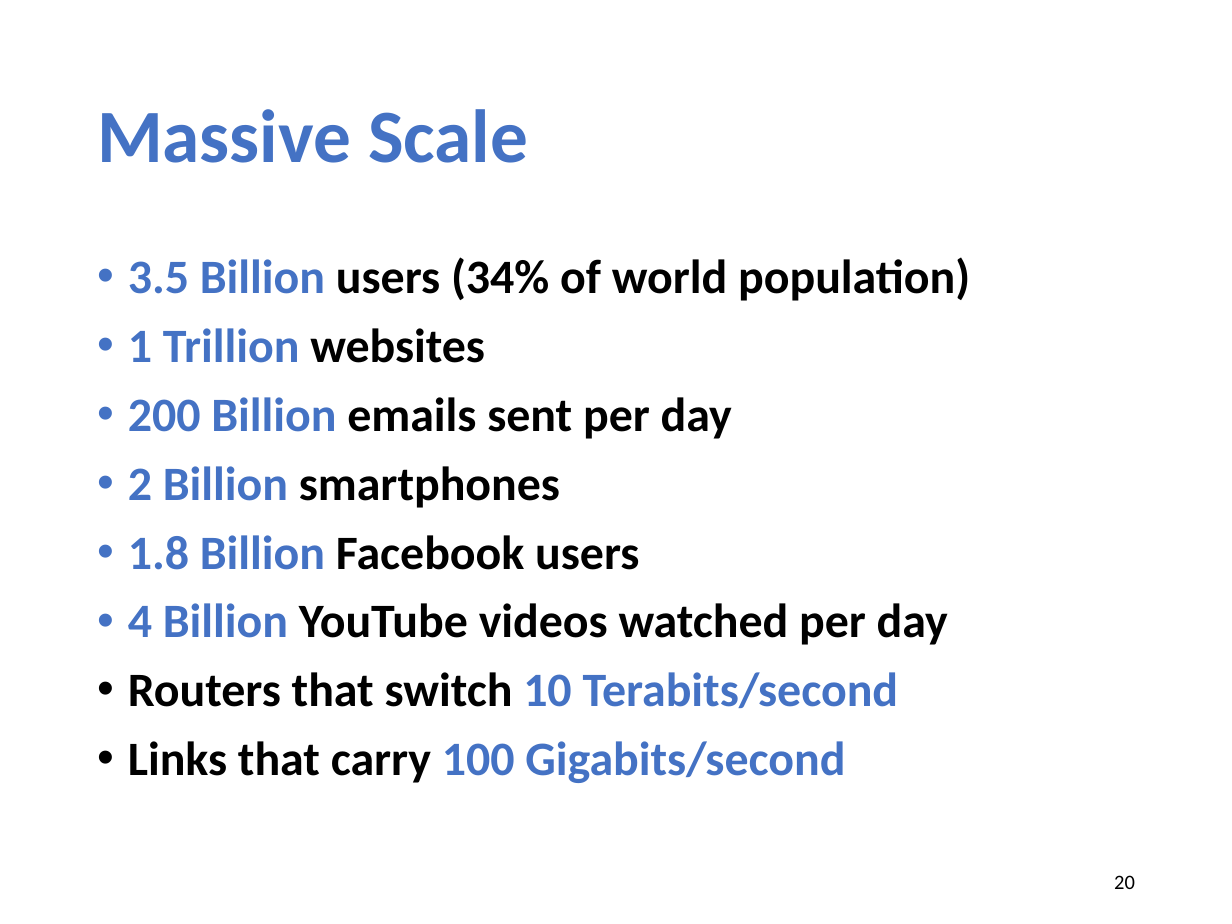
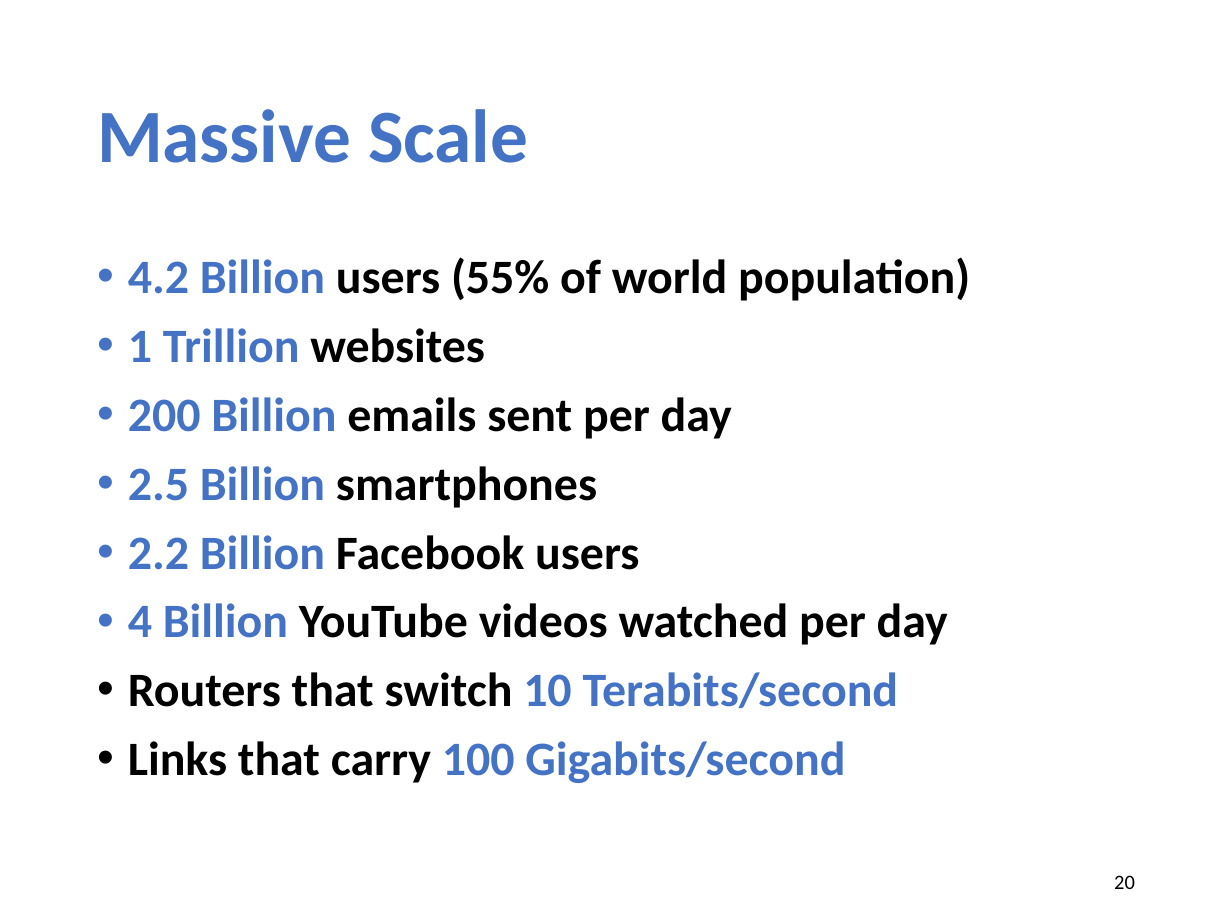
Before and after one commit to xinjin/course-net, a slide deck: slide 20 of slides/lec01_introduction.pptx. Drawn at 1232x924 pixels with LibreOffice and Linux fonts; fonts in the diff are those of the drawing. Boxes give left, top, right and bottom in pixels: in the first picture for what was removed or moved away, otherwise in the second. Text is boxed around its words. In the diff, an @@ line names an element or a change of style, - is before the commit and + after.

```diff
--- a/slides/lec01_introduction.pptx
+++ b/slides/lec01_introduction.pptx
@@ text at (128, 257, 970, 301): text changed @@
-• 3.5 Billion users (34% of world population)
+• 4.2 Billion users (55% of world population)
@@ text at (128, 466, 639, 570): text changed @@
-• 2 Billion smartphones
-• 1.8 Billion Facebook users
+• 2.5 Billion smartphones
+• 2.2 Billion Facebook users
```
Also in this commit, not shown: 5 other slides changed, 1 other file.
